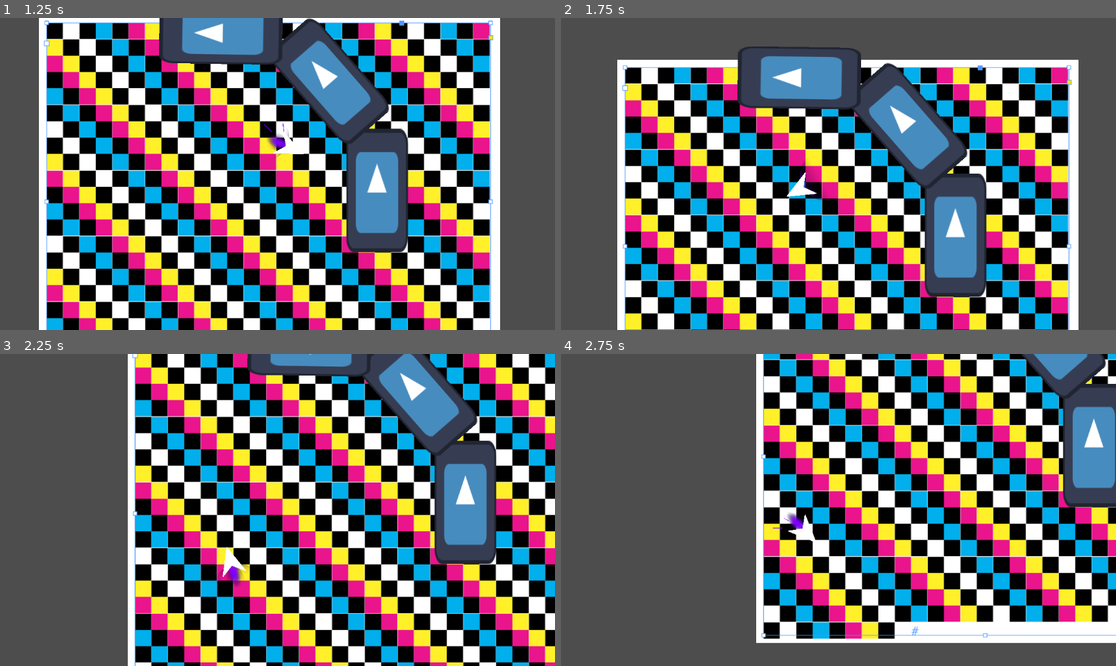
Above: before the commit, frames 1-4 (two rows, left to right).
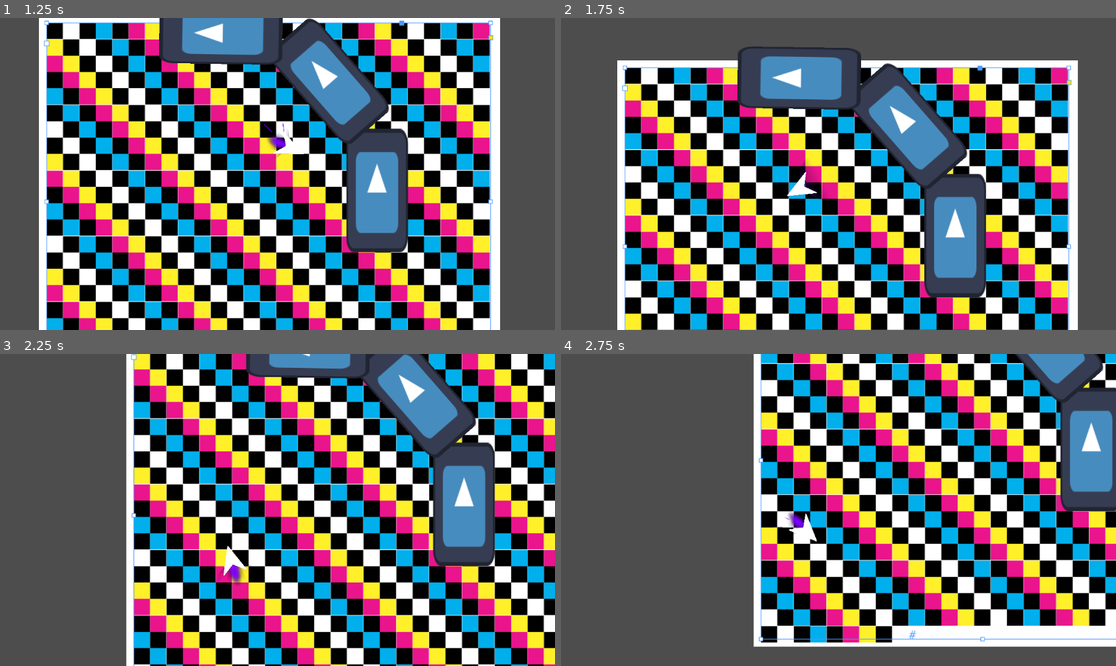
Above: after the commit, the same moments.

Repository: ParadoxArcher/Angle_Advantage
Game: Godot game, scene res://Scenes/GameScene.tscn
The game is run twice, just before and just after one commit, with the same random seed, the same clock (stepped at 60 frames per second) and the same inputs. The engine's default icon, where the game draws it, is replaced by a stand-in: a white triangle on a blue panel in a dark square.
Inputs:
- Up to frame 1 (1.25 s): tap Enter at 0.5 s; hold D (RotateRight) from 0.53 s (still down); hold W (Boost) from 0.53 s (still down)
- Up to frame 2 (1.75 s): release D (RotateRight) at 1.28 s; release W (Boost) at 1.28 s; hold S (Back) from 1.28 s (still down); tap Space (Dodge) at 1.35 s
- Up to frame 3 (2.25 s): release S (Back) at 2.03 s; hold D (RotateRight) from 2.03 s (still down); hold W (Boost) from 2.03 s (still down)
- Up to frame 4 (2.75 s): keep holding D (RotateRight); keep holding W (Boost)

Frame 1 is identical in both runs. In frame 2, 6.9% of the frame differs, in the area x 10-94%, y 9-100%; in frame 3, 22%; in frame 4, 27%, in the area x 34-100%, y 0-94%.

Commit message:
vault backup: 2025-01-27 02:06:58

Diff:
--- a/zProject Files/Godot/Scripts/PlayerScript.gd
+++ b/zProject Files/Godot/Scripts/PlayerScript.gd
@@ -96,11 +96,6 @@
 	#region Advanced Movement
 	if Input.is_action_just_pressed("Dodge") and not Crashed: # Calls Dodge() to instantanteously set movement in direction relative to rotation
 		dodge(Vector2(MoveInput.x, -MoveInput.y).normalized())
-
-	if SpeedAccel[0] != SpeedAccel[1]:
-		SpeedAccel[0] -= clampf((SpeedAccel[0] - SpeedAccel[1] ) * SpeedAccel[2], 0, SpeedAccel[0] - SpeedAccel[1])
-	if RotaAccel[0] != RotaAccel[1]:
-		RotaAccel[0] -= clampf((RotaAccel[0] - RotaAccel[1] ) * RotaAccel[2], 0, RotaAccel[0] - RotaAccel[1])
 	#endregion
 
 	#region Transform
@@ -109,6 +104,11 @@
 
 	velocity = lerp(velocity, velocity.normalized(), SpeedDecel[0]) # Momentum
 	velocity = lerp(velocity, BoostDir * MaxSpeed, SpeedAccel[0]) # Acceleration
+
+	if SpeedAccel[0] != SpeedAccel[1]:
+		SpeedAccel[0] -= clampf((SpeedAccel[0] - SpeedAccel[1] ) * SpeedAccel[2], 0, SpeedAccel[0] - SpeedAccel[1])
+	if RotaAccel[0] != RotaAccel[1]:
+		RotaAccel[0] -= clampf((RotaAccel[0] - RotaAccel[1] ) * RotaAccel[2], 0, RotaAccel[0] - RotaAccel[1])
 
 	boost_sprite.material.set_shader_parameter("GreenFilter", .6 - clampf((velocity.length() / MaxSpeed * .6 ), 0, 1)) # VFX
 	#endregion
Not shown, changed: .obsidian/workspace.json
